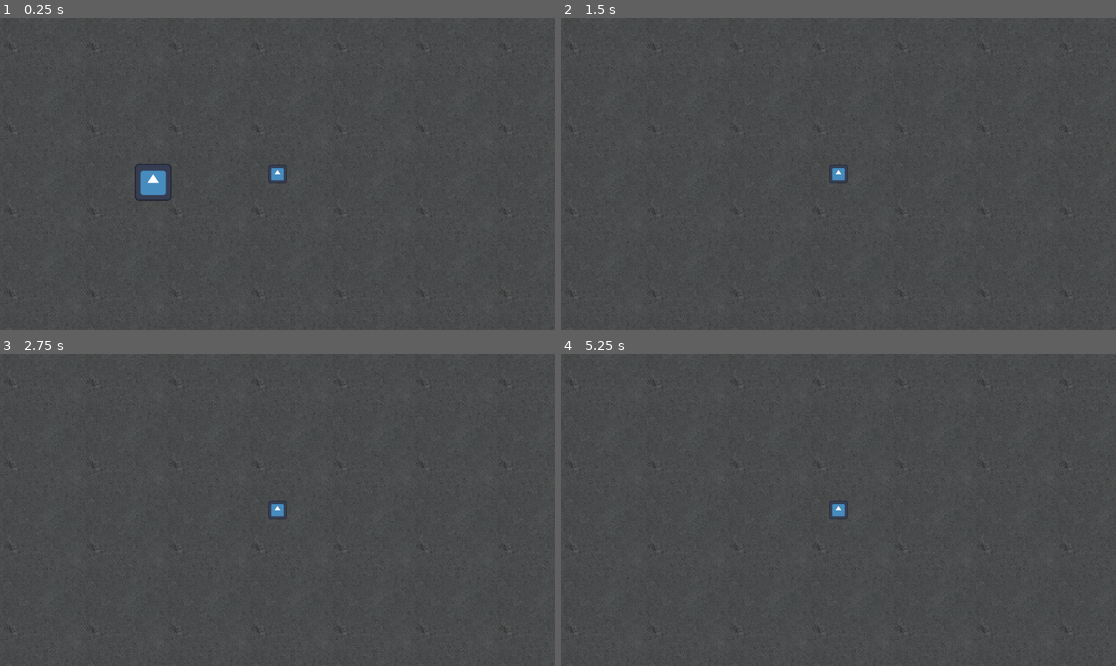
Above: before the commit, frames 1-4 (two rows, left to right).
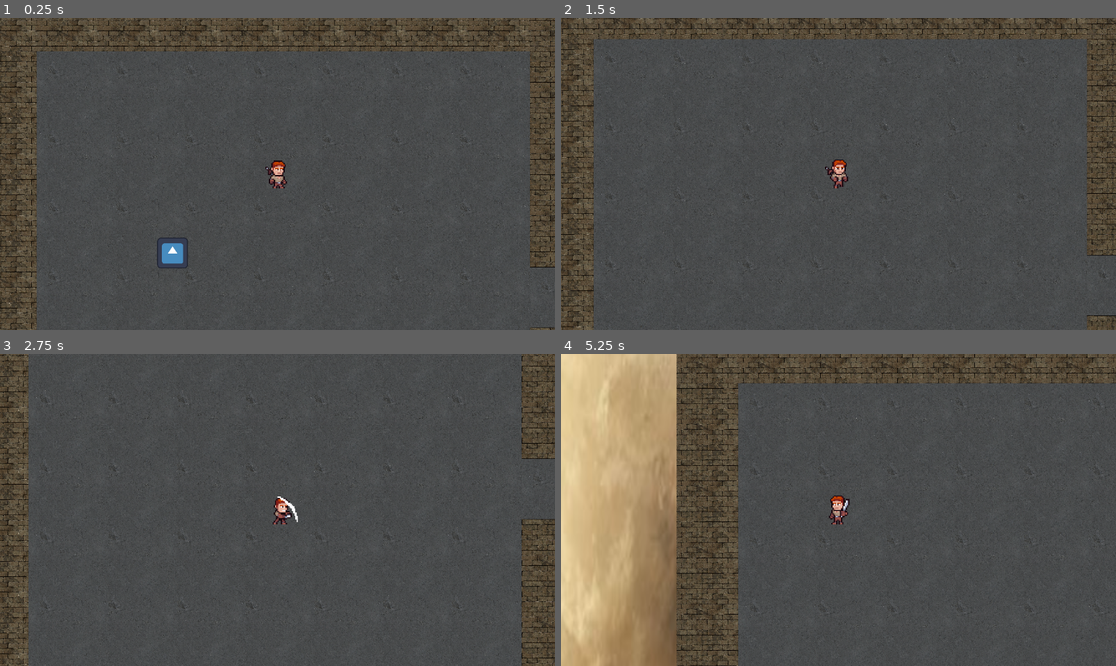
Above: after the commit, the same moments.

Repository: MagisterLatka/SkyDungeons
Game: Godot game, scene res://Level0.tscn
The game is run twice, just before and just after one commit, with the same random seed, the same clock (stepped at 60 frames per second) and the same inputs. The engine's default icon, where the game draws it, is replaced by a stand-in: a white triangle on a blue panel in a dark square.
Inputs (mouse positions are in pixels of both pictures, inside the frame that each line leads up to):
- Up to frame 1 (0.25 s): no input
- Up to frame 2 (1.5 s): move the mouse to (960, 158) at 0.52 s; press the mouse at (960, 158) at 0.53 s; hold D (MoveRight, bound only after the commit) 0.53-1.28 s; move the mouse to (727, 189) at 1.27 s; release the mouse at (727, 189) at 1.28 s; hold S (MoveDown, bound only after the commit) from 1.28 s (still down); click (727, 189) at 1.35 s
- Up to frame 3 (2.75 s): move the mouse to (333, 441) at 2.02 s; release S (MoveDown, bound only after the commit) at 2.03 s; press the mouse at (333, 441) at 2.03 s; hold D (MoveRight, bound only after the commit) from 2.03 s (still down)
- Up to frame 4 (5.25 s): move the mouse to (810, 572) at 2.77 s; release D (MoveRight, bound only after the commit) at 2.78 s; release the mouse at (810, 572) at 2.78 s; hold W (MoveUp, bound only after the commit) 2.78-3.53 s; click (810, 572) at 2.85 s; move the mouse to (1005, 556) at 3.52 s; press the mouse at (1005, 556) at 3.53 s; hold A (MoveLeft, bound only after the commit) 3.53-5.03 s; move the mouse to (672, 463) at 4.27 s; release the mouse at (672, 463) at 4.28 s; click (672, 463) at 4.35 s; move the mouse to (866, 510) at 5.02 s; press the mouse at (866, 510) at 5.03 s; hold S (MoveDown, bound only after the commit) from 5.03 s (still down)

The runs differ from the first frame. In frame 1, 13% of the frame differs, in the area x 0-100%, y 0-100%; in frame 2, 10%; in frame 3, 6.9%; in frame 4, 32%.

Commit message:
add player

Diff:
--- a/Level0.tscn
+++ b/Level0.tscn
@@ -1,6 +1,5 @@
 [gd_scene load_steps=21 format=3 uid="uid://c7dr2ksxavrkv"]
 
-[ext_resource type="PackedScene" uid="uid://chfl4u4efkj6b" path="res://Player.tscn" id="1_1e5rk"]
 [ext_resource type="Texture2D" uid="uid://urommn0e8or" path="res://avfe8431941181a9afdae.png" id="2_0gnku"]
 [ext_resource type="Texture2D" uid="uid://b6ujwb6qo1pr0" path="res://brickwall.png" id="2_b6gcw"]
 [ext_resource type="Texture2D" uid="uid://brks7ftxux7ob" path="res://67dc45f6c2e74657d2e259b383d5a0b4.jpg" id="3_xtysj"]
@@ -8,6 +7,7 @@
 [ext_resource type="Texture2D" uid="uid://b3agm3tfhawr4" path="res://stairsup.png" id="5_3am8s"]
 [ext_resource type="Texture2D" uid="uid://dtucmpp8xrsxw" path="res://lock.png" id="6_4vlk8"]
 [ext_resource type="PackedScene" uid="uid://ci1divia7hums" path="res://enemy.tscn" id="8_2lgm5"]
+[ext_resource type="PackedScene" uid="uid://0afouwxdk6c" path="res://scenes/Player1.tscn" id="9_cmbel"]
 
 [sub_resource type="WorldBoundaryShape2D" id="WorldBoundaryShape2D_bqvob"]
 
@@ -44,10 +44,6 @@
 
 [node name="Level0" type="Node2D"]
 metadata/_edit_vertical_guides_ = []
-
-[node name="Player" parent="." instance=ExtResource("1_1e5rk")]
-z_index = 1
-position = Vector2(199, 162)
 
 [node name="Room0" type="Sprite2D" parent="."]
 texture_filter = 1
@@ -458,3 +454,6 @@
 [node name="Enemy" parent="." instance=ExtResource("8_2lgm5")]
 position = Vector2(113, 119)
 scale = Vector2(0.2, 0.2)
+
+[node name="Player1" parent="." instance=ExtResource("9_cmbel")]
+position = Vector2(200, 102)
--- a/project.godot
+++ b/project.godot
@@ -20,7 +20,36 @@
 version_control/plugin_name="GitPlugin"
 version_control/autoload_on_startup=true
 
+[input]
+
+MoveLeft={
+"deadzone": 0.5,
+"events": [Object(InputEventKey,"resource_local_to_scene":false,"resource_name":"","device":-1,"window_id":0,"alt_pressed":false,"shift_pressed":false,"ctrl_pressed":false,"meta_pressed":false,"pressed":false,"keycode":0,"physical_keycode":65,"key_label":0,"unicode":97,"echo":false,"script":null)
+]
+}
+MoveRight={
+"deadzone": 0.5,
+"events": [Object(InputEventKey,"resource_local_to_scene":false,"resource_name":"","device":-1,"window_id":0,"alt_pressed":false,"shift_pressed":false,"ctrl_pressed":false,"meta_pressed":false,"pressed":false,"keycode":0,"physical_keycode":68,"key_label":0,"unicode":100,"echo":false,"script":null)
+]
+}
+MoveUp={
+"deadzone": 0.5,
+"events": [Object(InputEventKey,"resource_local_to_scene":false,"resource_name":"","device":-1,"window_id":0,"alt_pressed":false,"shift_pressed":false,"ctrl_pressed":false,"meta_pressed":false,"pressed":false,"keycode":0,"physical_keycode":87,"key_label":0,"unicode":119,"echo":false,"script":null)
+]
+}
+MoveDown={
+"deadzone": 0.5,
+"events": [Object(InputEventKey,"resource_local_to_scene":false,"resource_name":"","device":-1,"window_id":0,"alt_pressed":false,"shift_pressed":false,"ctrl_pressed":false,"meta_pressed":false,"pressed":false,"keycode":0,"physical_keycode":83,"key_label":0,"unicode":115,"echo":false,"script":null)
+]
+}
+Attack={
+"deadzone": 0.5,
+"events": [Object(InputEventMouseButton,"resource_local_to_scene":false,"resource_name":"","device":-1,"window_id":0,"alt_pressed":false,"shift_pressed":false,"ctrl_pressed":false,"meta_pressed":false,"button_mask":1,"position":Vector2(179, 9),"global_position":Vector2(183, 52),"factor":1.0,"button_index":1,"canceled":false,"pressed":true,"double_click":false,"script":null)
+]
+}
+
 [rendering]
 
+textures/canvas_textures/default_texture_filter=0
 renderer/rendering_method="gl_compatibility"
 renderer/rendering_method.mobile="gl_compatibility"
--- /dev/null
+++ b/scenes/Player1.gd
@@ -0,0 +1,93 @@
+extends CharacterBody2D
+
+
+const SPEED = 200.0
+const JUMP_VELOCITY = -400.0
+const MAXHEALTH = 10
+var health = MAXHEALTH
+signal hit
+
+# Get the gravity from the project settings to be synced with RigidBody nodes.
+var gravity = ProjectSettings.get_setting("physics/2d/default_gravity")
+@onready var Sprite = $AnimatedSprite2D
+var lastDirection = 1 #1 - w prawo, 0 - w lewo
+var screen_size
+var isAttack = false
+var isDead = false
+
+func _ready():
+	screen_size = get_viewport_rect().size
+
+func _physics_process(delta):
+
+	if !isAttack && !isDead:
+
+		var directionX = Input.get_axis("MoveLeft", "MoveRight")
+		var directionY = Input.get_axis("MoveUp", "MoveDown")
+
+		var velocity = Vector2.ZERO
+		if Input.is_action_pressed("MoveRight"):
+			velocity.x += 1
+		if Input.is_action_pressed("MoveLeft"):
+			velocity.x -= 1
+		if Input.is_action_pressed("MoveDown"):
+			velocity.y += 1
+		if Input.is_action_pressed("MoveUp"):
+			velocity.y -= 1
+		if Input.is_action_pressed("Attack"):
+			isAttack = true
+
+		if velocity.length() > 0:
+			velocity = velocity.normalized() * SPEED
+			#Sprite.animation = "run"
+			if directionY != 0:
+				if directionY > 0:
+					Sprite.play("run_down")
+				else:
+					Sprite.play("run_up")
+			else:
+				Sprite.play("run")
+				if directionX < 0:
+					Sprite.flip_h = true
+				else:
+					Sprite.flip_h = false
+
+		else:
+			#Sprite.stop()
+			Sprite.play("default")
+
+		position += velocity * delta
+		#position = position.clamp(Vector2.ZERO, screen_size)
+
+
+	elif isAttack:
+		Attack()
+	#	Sprite.play("attack")
+	#	if Sprite.frame == 6:
+		#	#print("tu")
+		#	isAttack = false
+	else:
+		death_player()
+
+	move_and_slide()
+
+func take_damage(damage):
+	health = health - damage
+
+func get_health():
+	return health
+
+func Attack():
+	Sprite.play("attack")
+	if Sprite.frame == 6:
+		isAttack = false
+	#await  Sprite.animation_finished
+
+
+func _on_enemies_detection_body_entered(body):
+	if body.name == "Player":
+		print("Player xx")
+
+func death_player():
+	isDead = true
+	#Sprite.play("death")
--- /dev/null
+++ b/scenes/Player1.tscn
@@ -0,0 +1,268 @@
+[gd_scene load_steps=39 format=3 uid="uid://0afouwxdk6c"]
+
+[ext_resource type="Script" path="res://scenes/Player1.gd" id="1_igmfy"]
+[ext_resource type="Texture2D" uid="uid://hqs1hdgfwhju" path="res://assets/player/attack_right_40x40.png" id="2_6r64x"]
+[ext_resource type="Texture2D" uid="uid://dcptabfqldc3c" path="res://assets/player/idle_right_40x40.png" id="3_bqfq1"]
+[ext_resource type="Texture2D" uid="uid://vmqb2og2eof3" path="res://assets/player/run_right_40x40.png" id="4_aptwa"]
+[ext_resource type="Texture2D" uid="uid://bohfemlrrxhnh" path="res://assets/player/run_down_40x40.png" id="5_f8gx8"]
+[ext_resource type="Texture2D" uid="uid://h1oj5ixn01rj" path="res://assets/player/run_up_40x40.png" id="6_k2bnx"]
+
+[sub_resource type="AtlasTexture" id="AtlasTexture_07uhm"]
+atlas = ExtResource("2_6r64x")
+region = Rect2(0, 0, 40, 40)
+
+[sub_resource type="AtlasTexture" id="AtlasTexture_h7fcp"]
+atlas = ExtResource("2_6r64x")
+region = Rect2(40, 0, 40, 40)
+
+[sub_resource type="AtlasTexture" id="AtlasTexture_obujm"]
+atlas = ExtResource("2_6r64x")
+region = Rect2(80, 0, 40, 40)
+
+[sub_resource type="AtlasTexture" id="AtlasTexture_ab41m"]
+atlas = ExtResource("2_6r64x")
+region = Rect2(120, 0, 40, 40)
+
+[sub_resource type="AtlasTexture" id="AtlasTexture_efkov"]
+atlas = ExtResource("2_6r64x")
+region = Rect2(160, 0, 40, 40)
+
+[sub_resource type="AtlasTexture" id="AtlasTexture_fif24"]
+atlas = ExtResource("2_6r64x")
+region = Rect2(200, 0, 40, 40)
+
+[sub_resource type="AtlasTexture" id="AtlasTexture_bsck6"]
+atlas = ExtResource("2_6r64x")
+region = Rect2(240, 0, 40, 40)
+
+[sub_resource type="AtlasTexture" id="AtlasTexture_6a10i"]
+atlas = ExtResource("3_bqfq1")
+region = Rect2(0, 0, 40, 40)
+
+[sub_resource type="AtlasTexture" id="AtlasTexture_y3hft"]
+atlas = ExtResource("3_bqfq1")
+region = Rect2(40, 0, 40, 40)
+
+[sub_resource type="AtlasTexture" id="AtlasTexture_ggjl2"]
+atlas = ExtResource("3_bqfq1")
+region = Rect2(80, 0, 40, 40)
+
+[sub_resource type="AtlasTexture" id="AtlasTexture_df00u"]
+atlas = ExtResource("3_bqfq1")
+region = Rect2(120, 0, 40, 40)
+
+[sub_resource type="AtlasTexture" id="AtlasTexture_q1f8t"]
+atlas = ExtResource("4_aptwa")
+region = Rect2(0, 0, 40, 40)
+
+[sub_resource type="AtlasTexture" id="AtlasTexture_jrrmy"]
+atlas = ExtResource("4_aptwa")
+region = Rect2(40, 0, 40, 40)
+
+[sub_resource type="AtlasTexture" id="AtlasTexture_121if"]
+atlas = ExtResource("4_aptwa")
+region = Rect2(80, 0, 40, 40)
+
+[sub_resource type="AtlasTexture" id="AtlasTexture_i2lg7"]
+atlas = ExtResource("4_aptwa")
+region = Rect2(120, 0, 40, 40)
+
+[sub_resource type="AtlasTexture" id="AtlasTexture_pxlmn"]
+atlas = ExtResource("4_aptwa")
+region = Rect2(160, 0, 40, 40)
+
+[sub_resource type="AtlasTexture" id="AtlasTexture_mfwrw"]
+atlas = ExtResource("4_aptwa")
+region = Rect2(200, 0, 40, 40)
+
+[sub_resource type="AtlasTexture" id="AtlasTexture_864ey"]
+atlas = ExtResource("5_f8gx8")
+region = Rect2(0, 0, 40, 40)
+
+[sub_resource type="AtlasTexture" id="AtlasTexture_afnhj"]
+atlas = ExtResource("5_f8gx8")
+region = Rect2(40, 0, 40, 40)
+
+[sub_resource type="AtlasTexture" id="AtlasTexture_4d0u5"]
+atlas = ExtResource("5_f8gx8")
+region = Rect2(80, 0, 40, 40)
+
+[sub_resource type="AtlasTexture" id="AtlasTexture_3n0ef"]
+atlas = ExtResource("5_f8gx8")
+region = Rect2(120, 0, 40, 40)
+
+[sub_resource type="AtlasTexture" id="AtlasTexture_jrrov"]
+atlas = ExtResource("5_f8gx8")
+region = Rect2(160, 0, 40, 40)
+
+[sub_resource type="AtlasTexture" id="AtlasTexture_i50c7"]
+atlas = ExtResource("5_f8gx8")
+region = Rect2(200, 0, 40, 40)
+
+[sub_resource type="AtlasTexture" id="AtlasTexture_d3dlc"]
+atlas = ExtResource("6_k2bnx")
+region = Rect2(0, 0, 40, 40)
+
+[sub_resource type="AtlasTexture" id="AtlasTexture_8csho"]
+atlas = ExtResource("6_k2bnx")
+region = Rect2(40, 0, 40, 40)
+
+[sub_resource type="AtlasTexture" id="AtlasTexture_884m4"]
+atlas = ExtResource("6_k2bnx")
+region = Rect2(80, 0, 40, 40)
+
+[sub_resource type="AtlasTexture" id="AtlasTexture_4hmkn"]
+atlas = ExtResource("6_k2bnx")
+region = Rect2(120, 0, 40, 40)
+
+[sub_resource type="AtlasTexture" id="AtlasTexture_dvdop"]
+atlas = ExtResource("6_k2bnx")
+region = Rect2(160, 0, 40, 40)
+
+[sub_resource type="AtlasTexture" id="AtlasTexture_oh5vm"]
+atlas = ExtResource("6_k2bnx")
+region = Rect2(200, 0, 40, 40)
+
+[sub_resource type="SpriteFrames" id="SpriteFrames_2yuxm"]
+animations = [{
+"frames": [{
+"duration": 1.0,
+"texture": SubResource("AtlasTexture_07uhm")
+}, {
+"duration": 1.0,
+"texture": SubResource("AtlasTexture_h7fcp")
+}, {
+"duration": 1.0,
+"texture": SubResource("AtlasTexture_obujm")
+}, {
+"duration": 1.0,
+"texture": SubResource("AtlasTexture_ab41m")
+}, {
+"duration": 1.0,
+"texture": SubResource("AtlasTexture_efkov")
+}, {
+"duration": 1.0,
+"texture": SubResource("AtlasTexture_fif24")
+}, {
+"duration": 1.0,
+"texture": SubResource("AtlasTexture_bsck6")
+}],
+"loop": true,
+"name": &"attack",
+"speed": 7.0
+}, {
+"frames": [{
+"duration": 1.0,
+"texture": SubResource("AtlasTexture_6a10i")
+}, {
+"duration": 1.0,
+"texture": SubResource("AtlasTexture_y3hft")
+}, {
+"duration": 1.0,
+"texture": SubResource("AtlasTexture_ggjl2")
+}, {
+"duration": 1.0,
+"texture": SubResource("AtlasTexture_df00u")
+}],
+"loop": true,
+"name": &"default",
+"speed": 4.0
+}, {
+"frames": [{
+"duration": 1.0,
+"texture": SubResource("AtlasTexture_q1f8t")
+}, {
+"duration": 1.0,
+"texture": SubResource("AtlasTexture_jrrmy")
+}, {
+"duration": 1.0,
+"texture": SubResource("AtlasTexture_121if")
+}, {
+"duration": 1.0,
+"texture": SubResource("AtlasTexture_i2lg7")
+}, {
+"duration": 1.0,
+"texture": SubResource("AtlasTexture_pxlmn")
+}, {
+"duration": 1.0,
+"texture": SubResource("AtlasTexture_mfwrw")
+}],
+"loop": true,
+"name": &"run",
+"speed": 6.0
+}, {
+"frames": [{
+"duration": 1.0,
+"texture": SubResource("AtlasTexture_864ey")
+}, {
+"duration": 1.0,
+"texture": SubResource("AtlasTexture_afnhj")
+}, {
+"duration": 1.0,
+"texture": SubResource("AtlasTexture_4d0u5")
+}, {
+"duration": 1.0,
+"texture": SubResource("AtlasTexture_3n0ef")
+}, {
+"duration": 1.0,
+"texture": SubResource("AtlasTexture_jrrov")
+}, {
+"duration": 1.0,
+"texture": SubResource("AtlasTexture_i50c7")
+}],
+"loop": true,
+"name": &"run_down",
+"speed": 6.0
+}, {
+"frames": [{
+"duration": 1.0,
+"texture": SubResource("AtlasTexture_d3dlc")
+}, {
+"duration": 1.0,
+"texture": SubResource("AtlasTexture_8csho")
+}, {
+"duration": 1.0,
+"texture": SubResource("AtlasTexture_884m4")
+}, {
+"duration": 1.0,
+"texture": SubResource("AtlasTexture_4hmkn")
+}, {
+"duration": 1.0,
+"texture": SubResource("AtlasTexture_dvdop")
+}, {
+"duration": 1.0,
+"texture": SubResource("AtlasTexture_oh5vm")
+}],
+"loop": true,
+"name": &"run_up",
+"speed": 6.0
+}]
+
+[sub_resource type="RectangleShape2D" id="RectangleShape2D_x1atd"]
+size = Vector2(19, 24)
+
+[sub_resource type="RectangleShape2D" id="RectangleShape2D_tpnbv"]
+size = Vector2(133, 90)
+
+[node name="Player1" type="CharacterBody2D"]
+script = ExtResource("1_igmfy")
+
+[node name="AnimatedSprite2D" type="AnimatedSprite2D" parent="."]
+sprite_frames = SubResource("SpriteFrames_2yuxm")
+animation = &"run_up"
+autoplay = "default"
+
+[node name="CollisionShape2D" type="CollisionShape2D" parent="."]
+position = Vector2(-0.5, 0)
+shape = SubResource("RectangleShape2D_x1atd")
+
+[node name="Camera2D" type="Camera2D" parent="."]
+zoom = Vector2(2.5, 2.5)
+
+[node name="EnemiesDetection" type="Area2D" parent="."]
+
+[node name="CollisionShape2D" type="CollisionShape2D" parent="EnemiesDetection"]
+position = Vector2(1.5, -1)
+shape = SubResource("RectangleShape2D_tpnbv")
+
+[connection signal="body_entered" from="EnemiesDetection" to="." method="_on_enemies_detection_body_entered"]
Binary file added: assets/player/attack_down_40x40.png
Not shown, added: assets/player/attack_down_40x40.png.import
Binary file added: assets/player/attack_left_40x40.png
Not shown, added: assets/player/attack_left_40x40.png.import
Binary file added: assets/player/attack_right_40x40.png
Not shown, added: assets/player/attack_right_40x40.png.import
Binary file added: assets/player/attack_up_40x40.png
Not shown, added: assets/player/attack_up_40x40.png.import
Binary file added: assets/player/idle_right_40x40.png
Not shown, added: assets/player/idle_right_40x40.png.import
Binary file added: assets/player/noBKG_KnightAttack_strip.png
Not shown, added: assets/player/noBKG_KnightAttack_strip.png.import
(and 13 more such lines)
